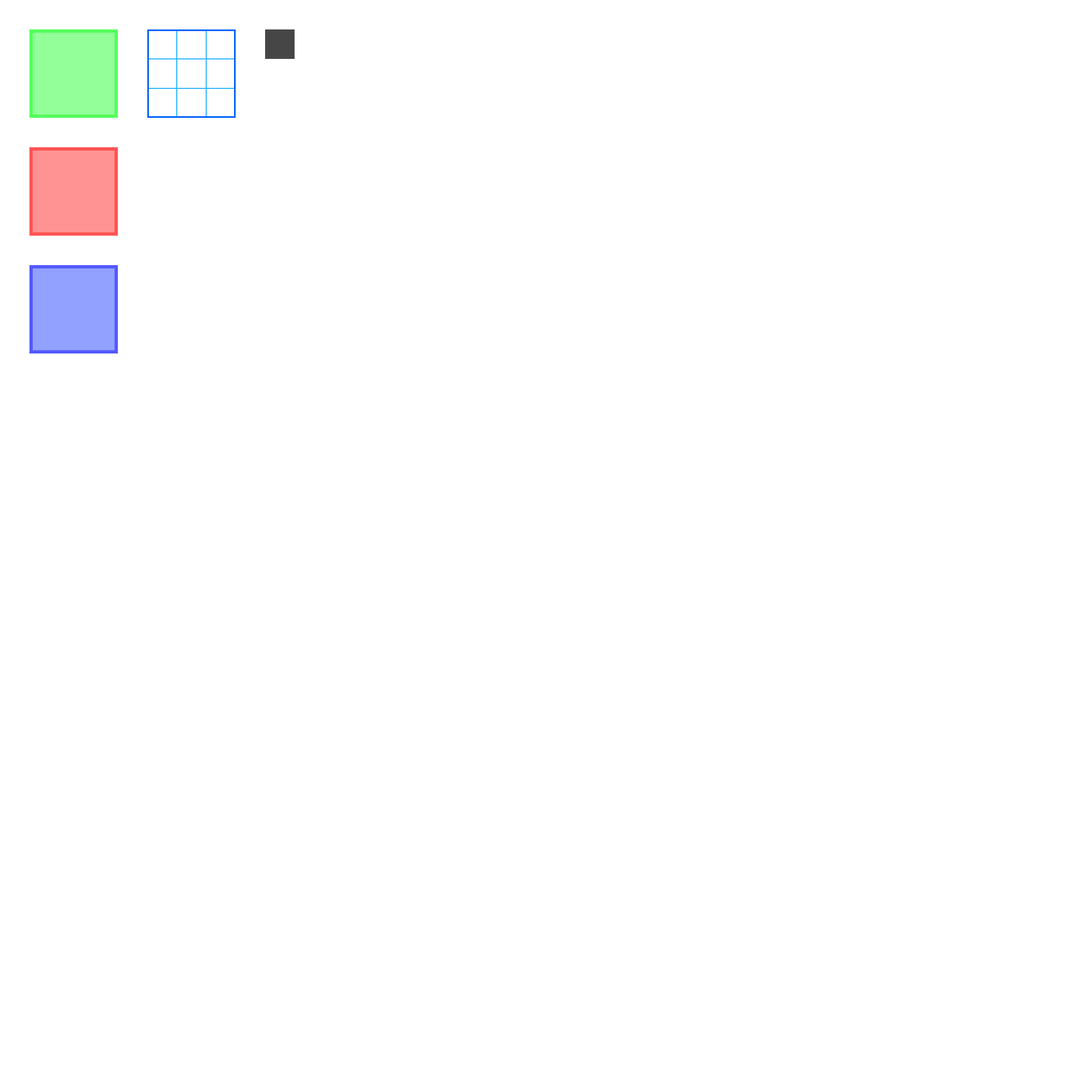
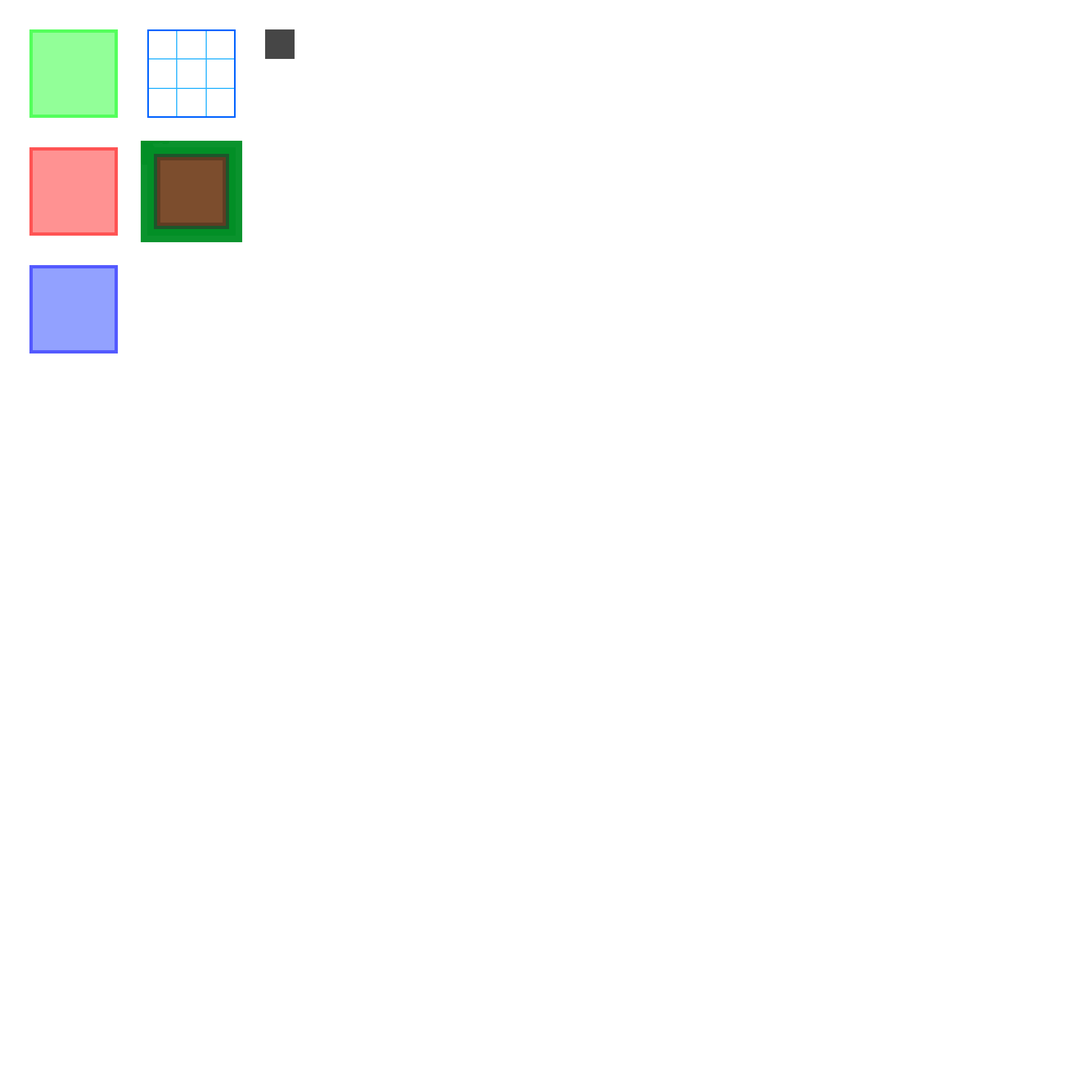
Layered file, before and after one edit (1091×1091). Changes by layer:
added layer "3D" above "Calque 58" over [140, 140, 243, 243]
added layer "Calque 58" above "Calque 57" over [176, 176, 207, 207]
added layer "Calque 57" above "Calque 56" over [206, 147, 236, 177]
added layer "Calque 56" above "Calque 55" over [206, 176, 236, 207]
added layer "Calque 55" above "Calque 54" over [206, 206, 236, 236]
added layer "Calque 54" above "Calque 53" over [176, 206, 207, 236]
added layer "Calque 53" above "Calque 52" over [147, 206, 177, 236]
added layer "Calque 52" above "Calque 51" over [147, 176, 177, 207]
added layer "Calque 51" above "Calque 50" over [147, 147, 177, 177]
added layer "Calque 50" above "Calque 21" over [176, 147, 207, 177]
